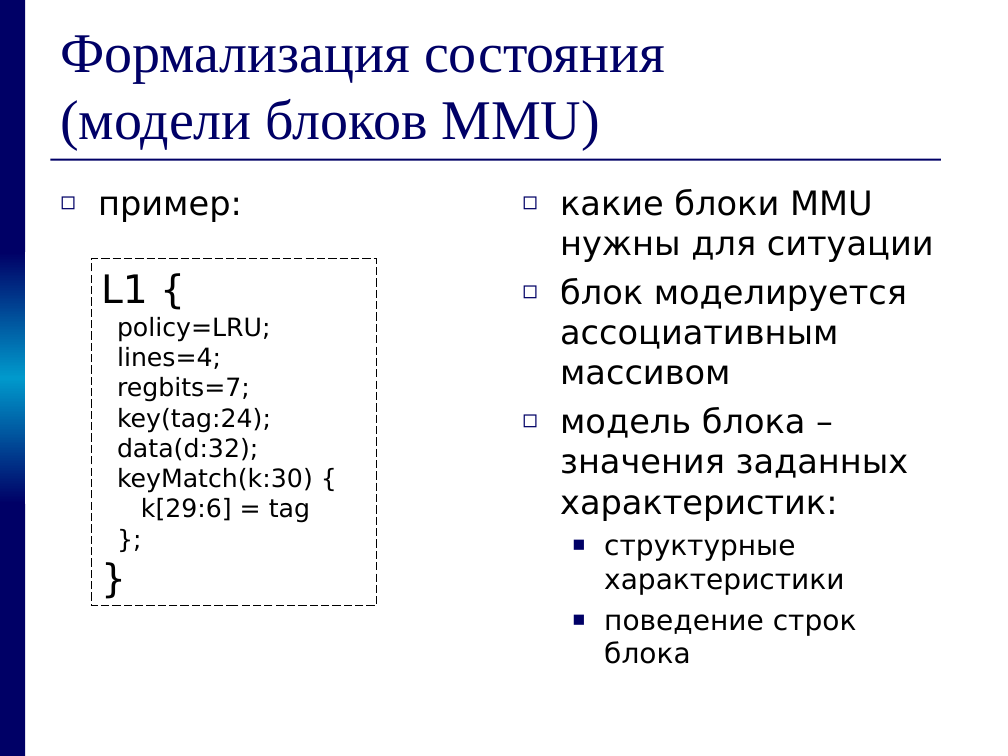
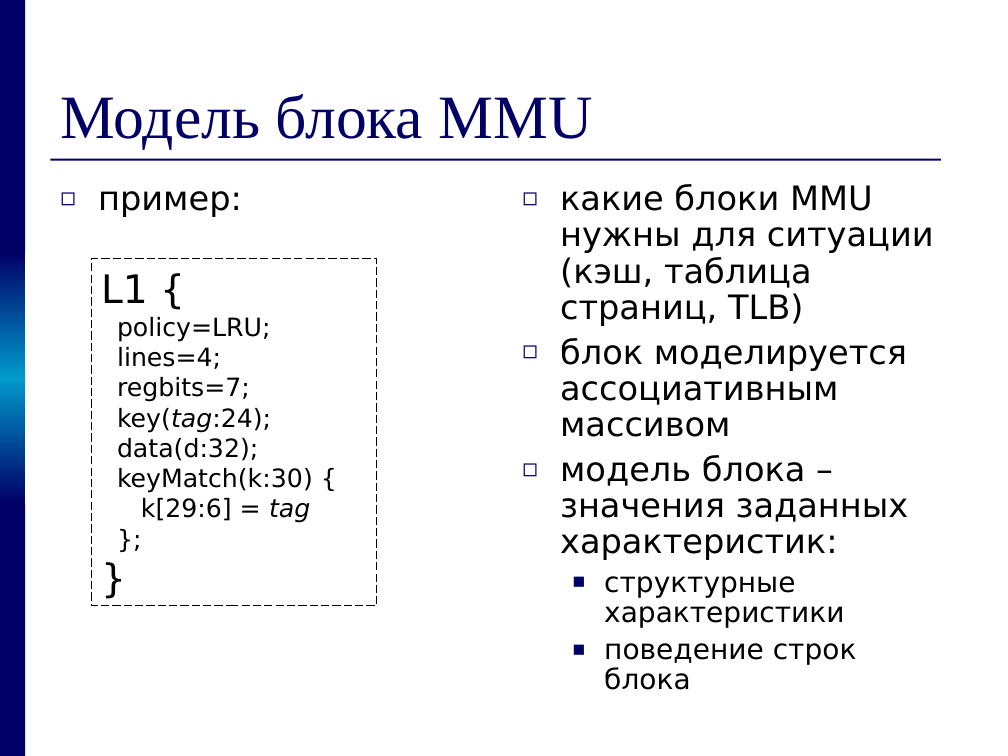
Before and after one commit to kornevgen/tesla-project, a slide deck: slide 10 of papers/THESIS/talks/pred/prethesis9.ppt (slide 11 before the commit). Drawn at 1008x756 pixels with LibreOffice and Linux fonts; fonts in the diff are those of the drawing. Boxes give left, top, right and bottom in pixels: in the first picture for what was removed or moved away, otherwise in the second. Text is boxed around its words. In the diff, an @@ line names an element or a change of style, - is before the commit and + after.

```diff
--- a/papers/THESIS/talks/pred/prethesis9.ppt
+++ b/papers/THESIS/talks/pred/prethesis9.ppt
@@ title at [60,94,593,150]: text changed; size 40 to 44 pt @@
-Формализация состояния
-(модели блоков MMU)
+Модель блока MMU
@@ text "пример:" at [98,191,242,217]: line spacing 1 to 0.9 @@
@@ text at [560,184,934,326]: text changed @@
-◻ какие блоки MMU нужны для ситуации
+◻ какие блоки MMU нужны для ситуации (кэш, таблица страниц, TLB)
@@ text at [560,338,909,690]: line spacing 1 to 0.9 @@
@@ text in rectangle at [117,408,310,523]: italic on in "key(tag:24);", "tag" @@
```
Also in this commit, not shown: 10 other slides changed, 2 slides added, 2 slides removed.
